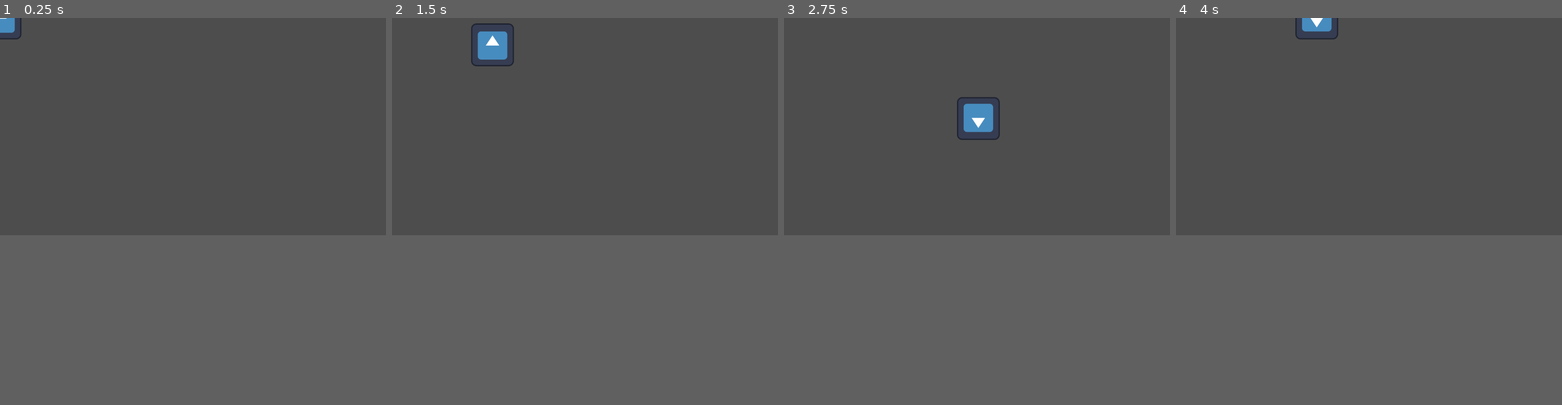
Above: before the commit, frames 1-4 (left to right).
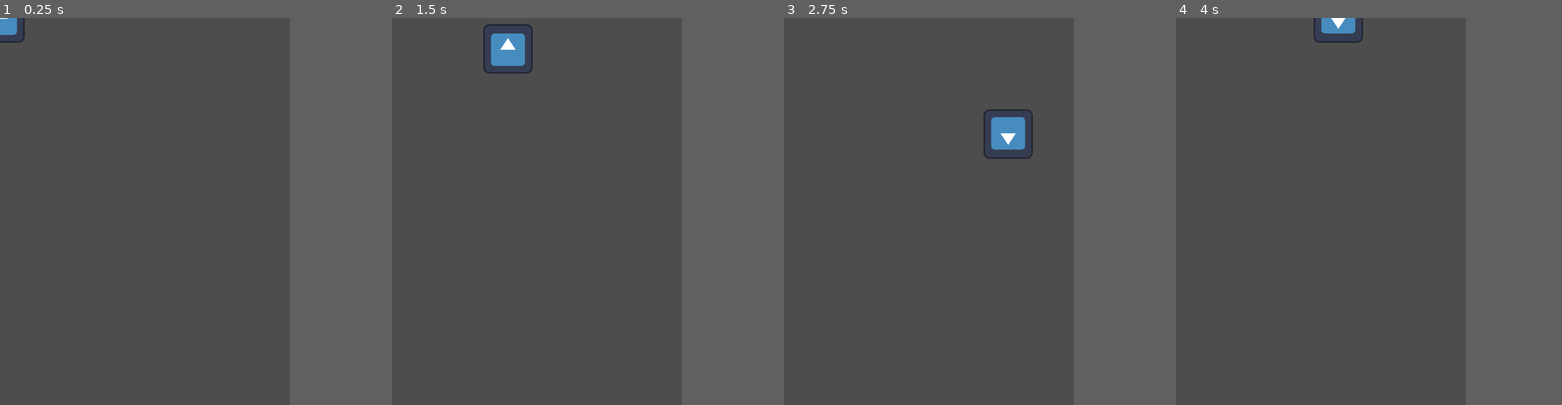
Above: after the commit, the same moments.

Repository: madridcm010/Astra
Game: Godot game, scene res://player.tscn
Two runs of this game, one before a commit and one after it. Both use one fixed random seed, a clock stepped at 60 frames per second and the inputs below. Before the commit the project starts from res://node_2d.tscn. The engine's default icon, where the game draws it, is replaced by a stand-in: a white triangle on a blue panel in a dark square.
Inputs:
- Up to frame 1 (0.25 s): no input
- Up to frame 2 (1.5 s): tap Enter at 0.5 s; hold D (right) 0.53-1.28 s; tap Q (flip) at 0.6, 1.35 s; hold S (down) from 1.28 s (still down)
- Up to frame 3 (2.75 s): release S (down) at 2.03 s; hold D (right) from 2.03 s (still down); tap Q (flip) at 2.1 s
- Up to frame 4 (4 s): release D (right) at 2.78 s; hold W (up) 2.78-3.53 s; tap Q (flip) at 2.85, 3.6 s; hold A (left) from 3.53 s (still down)
In our replay, the window is 799x449 before the commit and 600x800 after it. These sizes can differ from the game's own. Grey fills any space a smaller window leaves; there, only what the larger window draws over its background counts as a difference.

The runs differ from the first frame. In frame 1, 0.1% of the frame differs, in the area x 0-7%, y 0-7%; in frame 2, 1.0%; in frame 3, 1.5%, in the area x 44-65%, y 20-37%; in frame 4, 0.6%.

Commit message:
paralax + organizing

Diff:
--- /dev/null
+++ b/background.gd
@@ -0,0 +1,8 @@
+extends Node2D
+
+
+func _process(delta: float) -> void:
+	translate(Vector2.DOWN * 30 * delta)
+
+void set_texture_repeat(TextureRepeat)
+	TextureRepeat get_texture_repeat()
--- /dev/null
+++ b/parallax_2d.gd
@@ -0,0 +1,5 @@
+extends Parallax2D
+
+
+func _process(delta: float) -> void:
+	translate(Vector2.DOWN * 30 * delta)
--- a/project.godot
+++ b/project.godot
@@ -11,9 +11,14 @@
 [application]
 
 config/name="Space game"
-run/main_scene="res://node_2d.tscn"
+run/main_scene="res://player.tscn"
 config/features=PackedStringArray("4.3", "Forward Plus")
 config/icon="res://icon.svg"
+
+[display]
+
+window/size/viewport_width=750
+window/size/viewport_height=1000
 
 [input]
 
--- /dev/null
+++ b/world.tscn
@@ -0,0 +1,23 @@
+[gd_scene load_steps=3 format=3 uid="uid://bgdawxa72d10u"]
+
+[ext_resource type="Texture2D" uid="uid://bmakotkwi7fr5" path="res://Backgrounds/bg_02_h.png" id="1_5khxs"]
+[ext_resource type="PackedScene" uid="uid://d3kyaxn01rpud" path="res://player.tscn" id="3_xp174"]
+
+[node name="World" type="Node2D"]
+
+[node name="Parallax2D" type="Parallax2D" parent="."]
+texture_filter = 1
+texture_repeat = 2
+scale = Vector2(0.955337, 1.04115)
+repeat_size = Vector2(0, 1600)
+autoscroll = Vector2(0, 1000)
+
+[node name="background" type="Sprite2D" parent="Parallax2D"]
+texture_filter = 1
+texture_repeat = 2
+position = Vector2(100, 322)
+scale = Vector2(1.02987, 2.2)
+texture = ExtResource("1_5khxs")
+
+[node name="Player" parent="." instance=ExtResource("3_xp174")]
+position = Vector2(145, 488)
Binary file added: Backgrounds/bg_02_h.png
Not shown, added: Backgrounds/bg_02_h.png.import
Binary file added: Backgrounds/clouds-transparent.png
Not shown, added: Backgrounds/clouds-transparent.png.import
Binary file added: Backgrounds/clouds.png
Not shown, added: Backgrounds/clouds.png.import
Binary file added: Backgrounds/d2b7m7v-6f04f2da-dd8e-4783-b801-d7b0137dfdff.jpg
Not shown, added: Backgrounds/d2b7m7v-6f04f2da-dd8e-4783-b801-d7b0137dfdff.jpg.import
Binary file added: Backgrounds/desert-backgorund.png
Not shown, added: Backgrounds/desert-backgorund.png.import
Renamed: node_2d.tscn -> player.tscn
